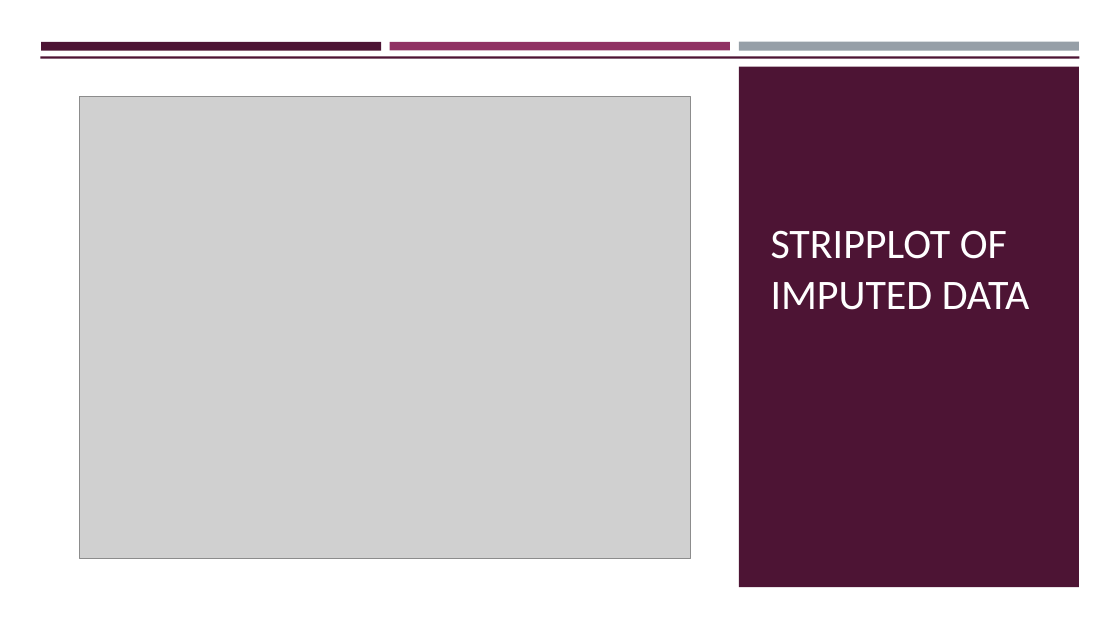
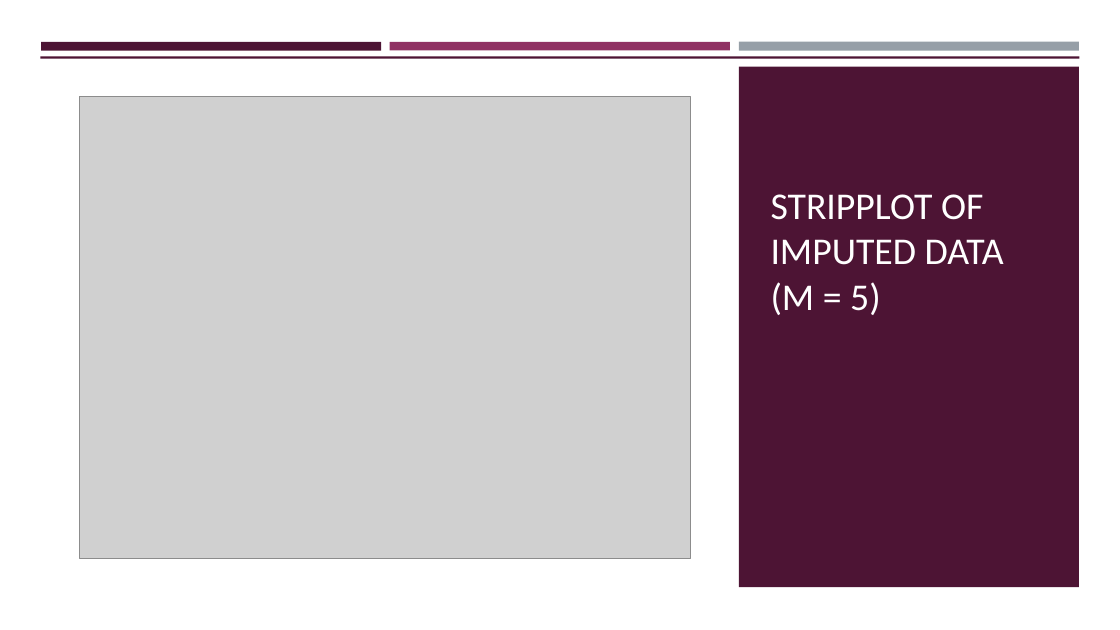
Before and after one commit to AlderCoder/Snow-finches, a slide deck: slide 13 of Final_Presentation_update.pptx (slide 12 before the commit). Drawn at 1120x630 pixels with LibreOffice and Linux fonts; fonts in the diff are those of the drawing; grey boxes stand for pictures. Boxes give left, top, right and bottom in pixels: in the first picture for what was removed or moved away, otherwise in the second. Text is boxed around its words. In the diff, an @@ line names an element or a change of style, - is before the commit and + after.

```diff
--- a/Final_Presentation_update.pptx
+++ b/Final_Presentation_update.pptx
@@ title at (x1=771, y1=194, x2=1004, y2=315): text changed; size 36 to 32.4 pt @@
-STRIPPLOT OF IMPUTED DATA
+STRIPPLOT OF IMPUTED DATA
+(M = 5)
```
Also in this commit, not shown: 7 other slides changed, 4 other files.
